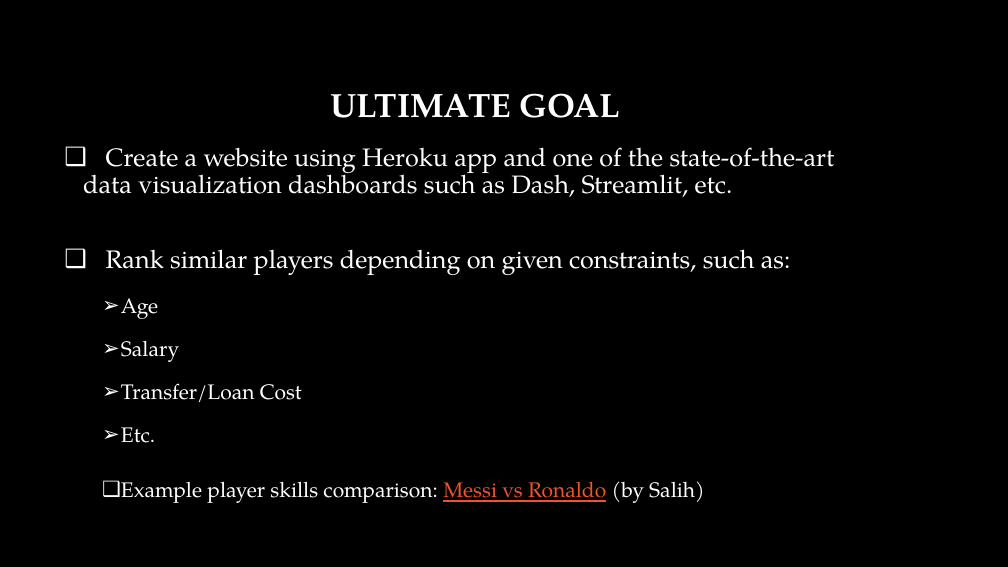
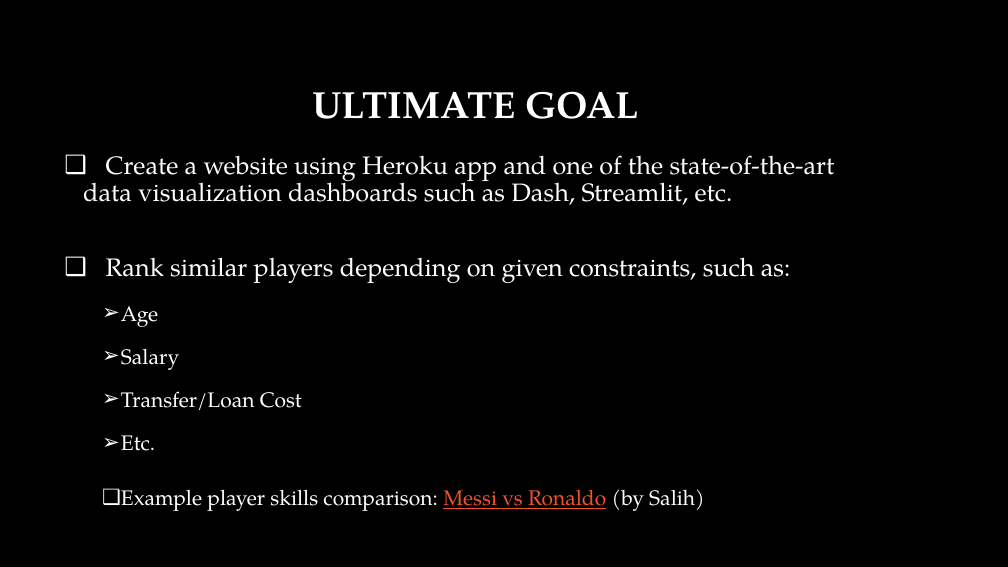
Before and after one commit to salihkilicli/Soccer_Transfers_Recommendation_Engine, a slide deck: slide 16 of Recommendation_Systems_for_Soccer.pptx. Drawn at 1008x567 pixels with LibreOffice and Linux fonts; fonts in the diff are those of the drawing; background and template pictures are left out. Boxes give left, top, right and bottom in pixels: in the first picture for what was removed or moved away, otherwise in the second. Text is boxed around its words. In the diff, an @@ line names an element or a change of style, - is before the commit and + after.

```diff
--- a/Recommendation_Systems_for_Soccer.pptx
+++ b/Recommendation_Systems_for_Soccer.pptx
@@ title "ULTIMATE GOAL" at (312,91,639,119): size 32 to 36 pt @@
@@ text "Create a website using Heroku ...": place and size @@
-text "Create a website using Heroku ..." at (83,147,835,503)
+text "Create a website using Heroku ..." at (83,155,835,511)
```
Also in this commit, not shown: 5 other slides changed.
